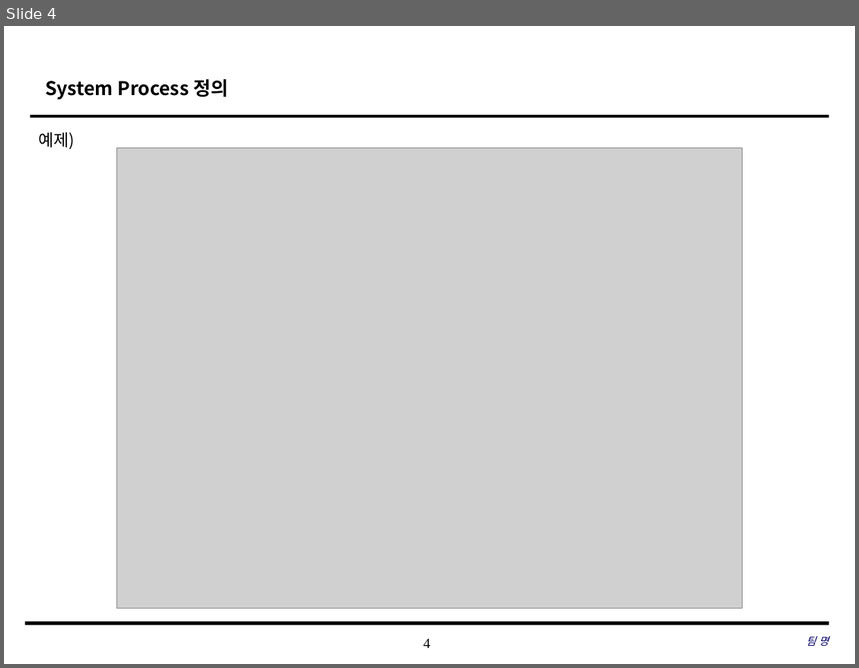
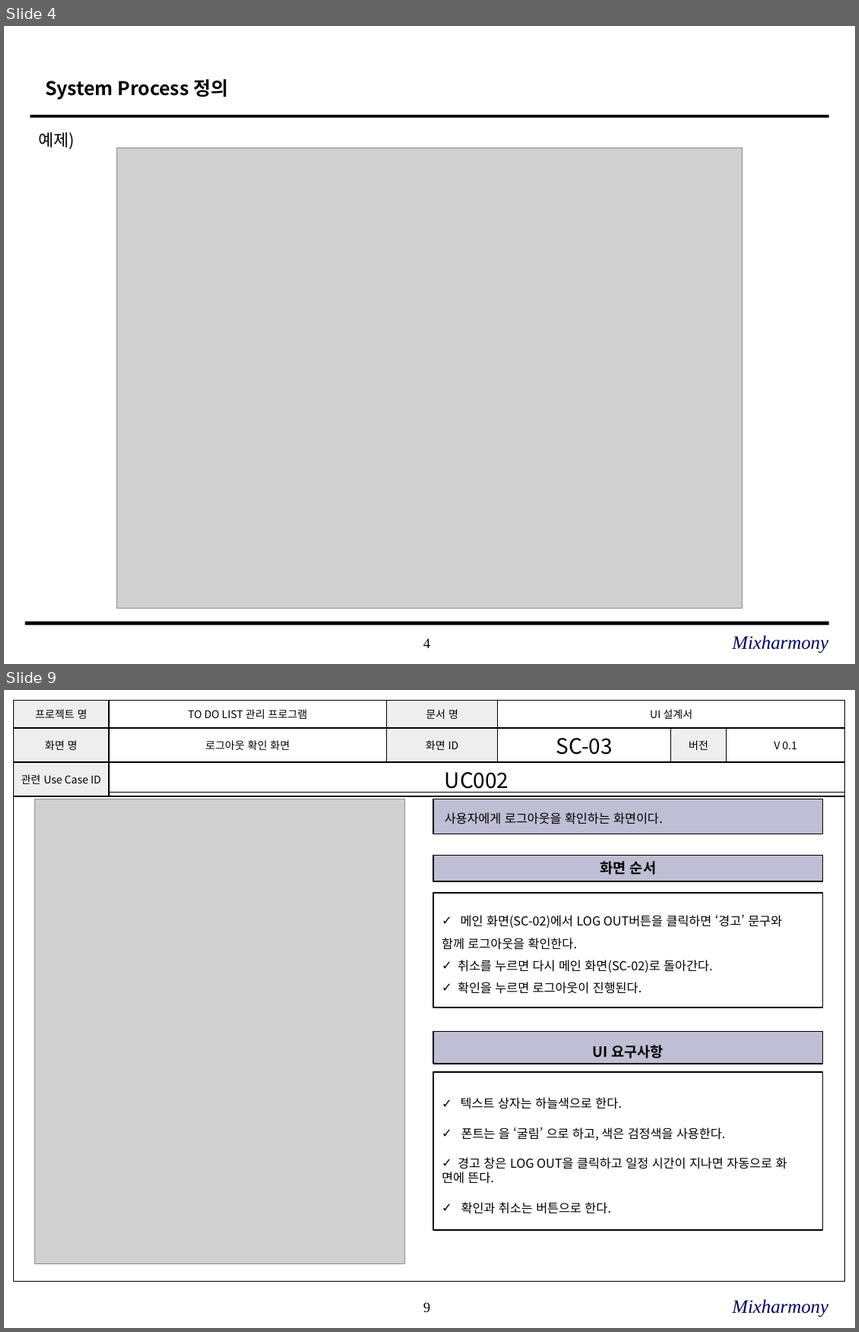
Before and after one commit to SE-admin/SE2017_2_mixharmony, a slide deck: doc/3_ 설계서/UI Design Template.pptx. Shown one above the other, each under a label of ours: slide 4 before the commit, slides 4 and 9 after it; the slides between them are not shown. The pictures are 859x668 and 859x1332 pixels, drawn with LibreOffice and Linux fonts; fonts in the diff are those of the drawing; grey boxes stand for pictures; background and template pictures are left out. Boxes give left, top, right and bottom in pixels: in the first picture for what was removed or moved away, otherwise in the second. Text is boxed around its words. In the diff, an @@ line names an element or a change of style, - is before the commit and + after.

Commit message:
#863 UI설계서 진행

```diff
--- a/doc/3_ 설계서/UI Design Template.pptx
+++ b/doc/3_ 설계서/UI Design Template.pptx
@@ slide 9 added at [4, 690, 855, 1328], background #FFFFFF; not listed: 1 template element that a slide beside it also shows @@
@@ table added at [13, 700, 844, 796], 3 rows, 6 columns @@
+프로젝트 명 | TO DO LIST 관리 프로그램 | 문서 명 | UI 설계서 |  | 
+화면 명 | 로그아웃 확인 화면 | 화면 ID | SC-03 | 버전 | V 0.1
+관련 Use Case ID | UC002 |  |  |  | 
@@ rectangle added at [13, 792, 845, 1281], outline #000000 0.75 pt @@
@@ picture added at [34, 799, 405, 1264] @@
@@ rectangle added at [434, 799, 824, 834], fill #C0BED4, outline #000000 1 pt, 10.5 pt, text #000000 @@
+사용자에게 로그아웃을 확인하는 화면이다.
@@ rectangle added at [434, 855, 824, 882], fill #C0BED4, outline #000000 1 pt, 12 pt, text #000000, bold @@
+화면 순서
@@ rectangle added at [434, 893, 824, 1008], fill #FFFFFF, outline #000000 1 pt, 10.5 pt, text #000000 @@
+✓ 메인 화면(SC-02)에서 LOG OUT버튼을 클릭하면 ‘경고’ 문구와
+함께 로그아웃을 확인한다.
+✓ 취소를 누르면 다시 메인 화면(SC-02)로 돌아간다.
+✓ 확인을 누르면 로그아웃이 진행된다.
@@ rectangle added at [434, 1032, 824, 1065], fill #C0BED4, outline #000000 1 pt, 12 pt, text #000000, bold @@
+UI 요구사항
@@ rectangle added at [434, 1072, 824, 1230], fill #FFFFFF, outline #000000 1 pt, 10.5 pt, text #000000 @@
+✓ 텍스트 상자는 하늘색으로 한다.
+✓ 폰트는 을 ‘굴림’ 으로 하고, 색은 검정색을 사용한다.
+✓ 경고 창은 LOG OUT을 클릭하고 일정 시간이 지나면 자동으로 화
+면에 뜬다.
+✓ 확인과 취소는 버튼으로 한다.
@@ text added at [732, 1300, 829, 1318], 16 pt, text #000066, italic @@
+Mixharmony
@@ slide 4 changed as well @@
@@ text at [732, 636, 829, 654]: text changed; size 9 to 16 pt @@
-팀 명
+Mixharmony
```
Also in this commit, not shown: 5 other slides changed, 35 other slides added.
